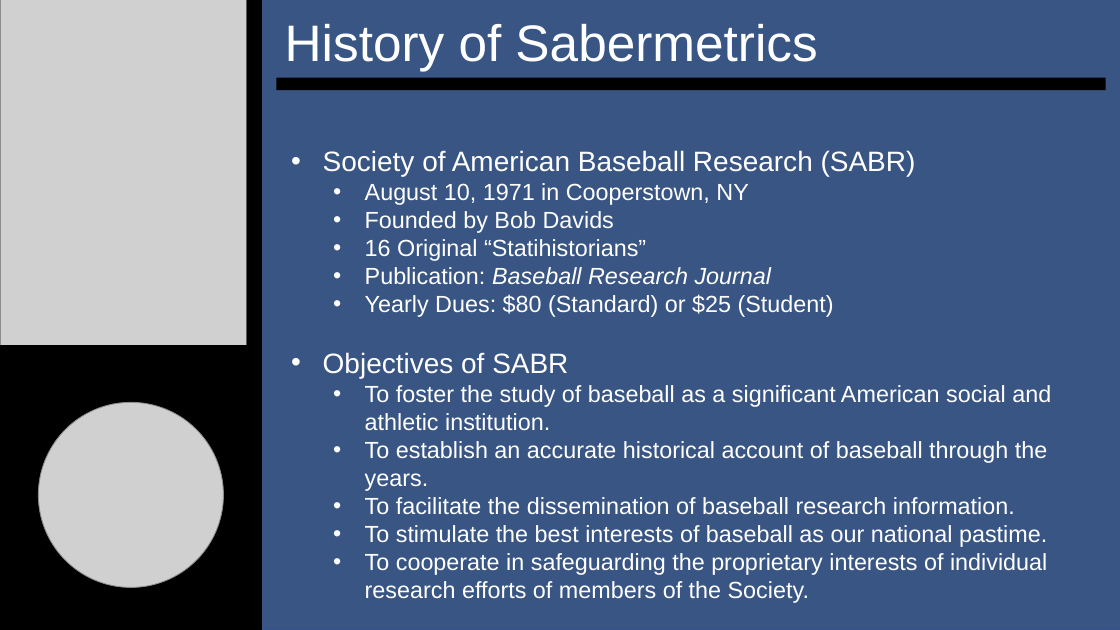
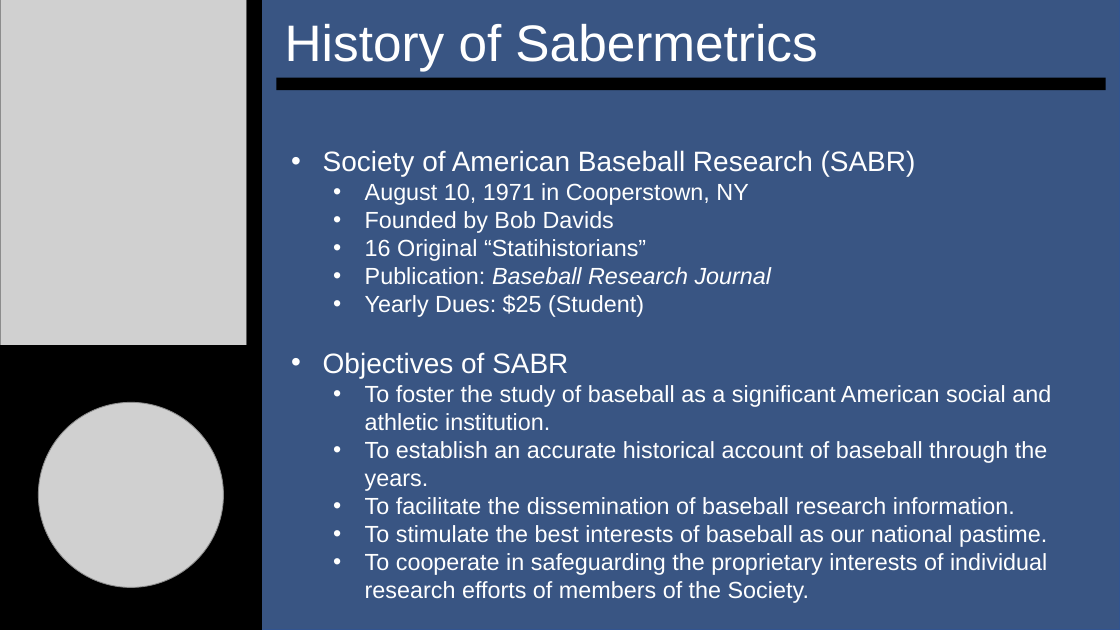
Before and after one commit to SuperMarioGiacomazzo/STOR538_WEBSITE, a slide deck: slide 3 of Slides/Baseball 1/Baseball_1_Lecture.pptx. Drawn at 1120x630 pixels with LibreOffice and Linux fonts; fonts in the diff are those of the drawing; grey boxes stand for pictures. Boxes give left, top, right and bottom in pixels: in the first picture for what was removed or moved away, otherwise in the second. Text is boxed around its words. In the diff, an @@ line names an element or a change of style, - is before the commit and + after.

```diff
--- a/Slides/Baseball 1/Baseball_1_Lecture.pptx
+++ b/Slides/Baseball 1/Baseball_1_Lecture.pptx
@@ text at [365,294,644,317]: text changed @@
-  • Yearly Dues: $80 (Standard) or $25 (Student)
+  • Yearly Dues: $25 (Student)
```
Also in this commit, not shown: 3 other files.
